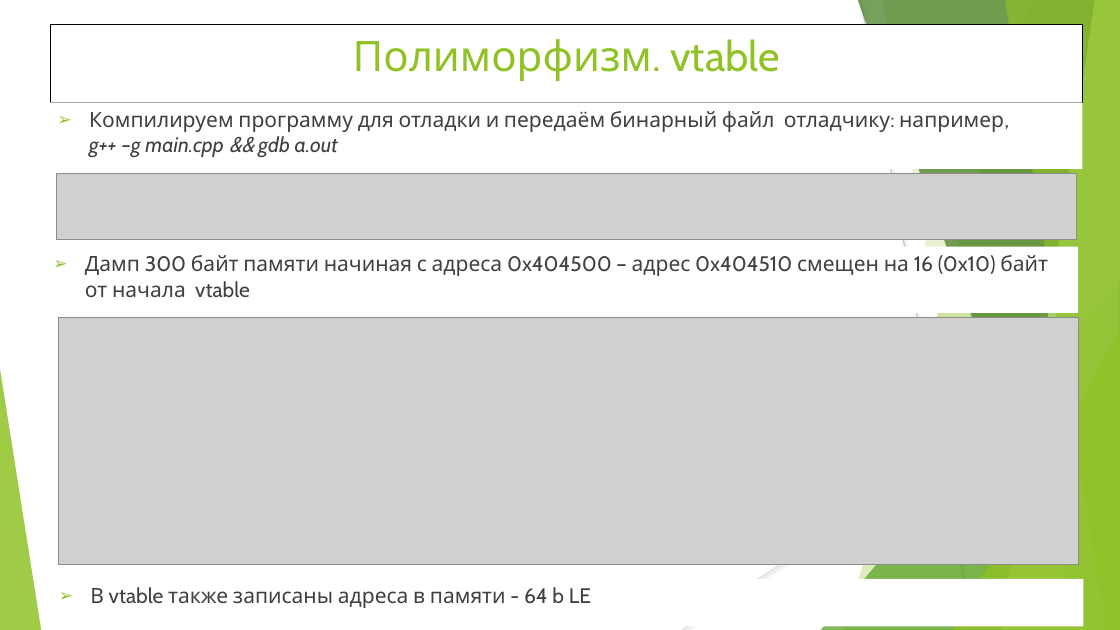
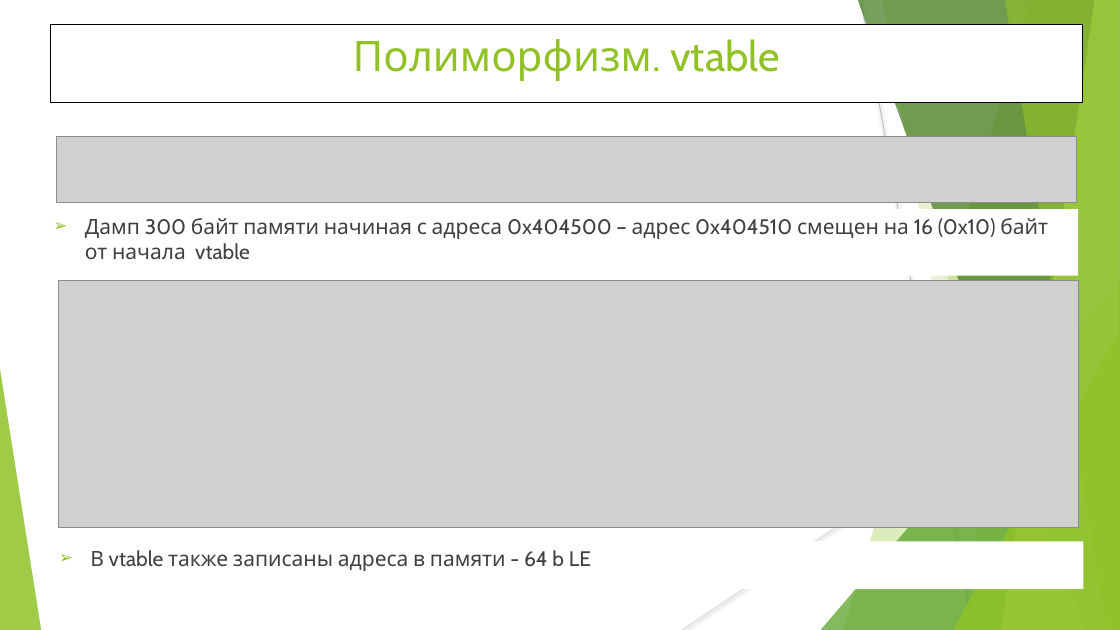
Before and after one commit to WhiteCatStudies/lectures, a slide deck: slide 14 of pt1/lectures/lecture2/lecture2.pptx. Drawn at 1120x630 pixels with LibreOffice and Linux fonts; fonts in the diff are those of the drawing; grey boxes stand for pictures. Boxes give left, top, right and bottom in pixels: in the first picture for what was removed or moved away, otherwise in the second. Text is boxed around its words. In the diff, an @@ line names an element or a change of style, - is before the commit and + after.

Commit message:
pt1 lecture2 vtable slides minor fixes

```diff
--- a/pt1/lectures/lecture2/lecture2.pptx
+++ b/pt1/lectures/lecture2/lecture2.pptx
@@ rectangle removed at [50, 103, 1083, 169] @@
-➢ Компилируем программу для отладки и передаём бинарный файл отладчику: например,
-  g++ –g main.cpp && gdb a.out
@@ picture: place and size @@
-picture at [56, 174, 1076, 240]
+picture at [56, 136, 1076, 202]
@@ rectangle "Дамп 300 байт памяти начиная ...": place and size @@
-rectangle "Дамп 300 байт памяти начиная ..." at [45, 247, 1079, 313]
+rectangle "Дамп 300 байт памяти начиная ..." at [45, 209, 1079, 276]
@@ picture: place and size @@
-picture at [58, 318, 1078, 565]
+picture at [58, 281, 1078, 528]
@@ text "В vtable также записаны адреса ...": place and size @@
-text "В vtable также записаны адреса ..." at [90, 587, 591, 608]
+text "В vtable также записаны адреса ..." at [90, 550, 591, 571]
```
Also in this commit, not shown: 3 other slides changed.
